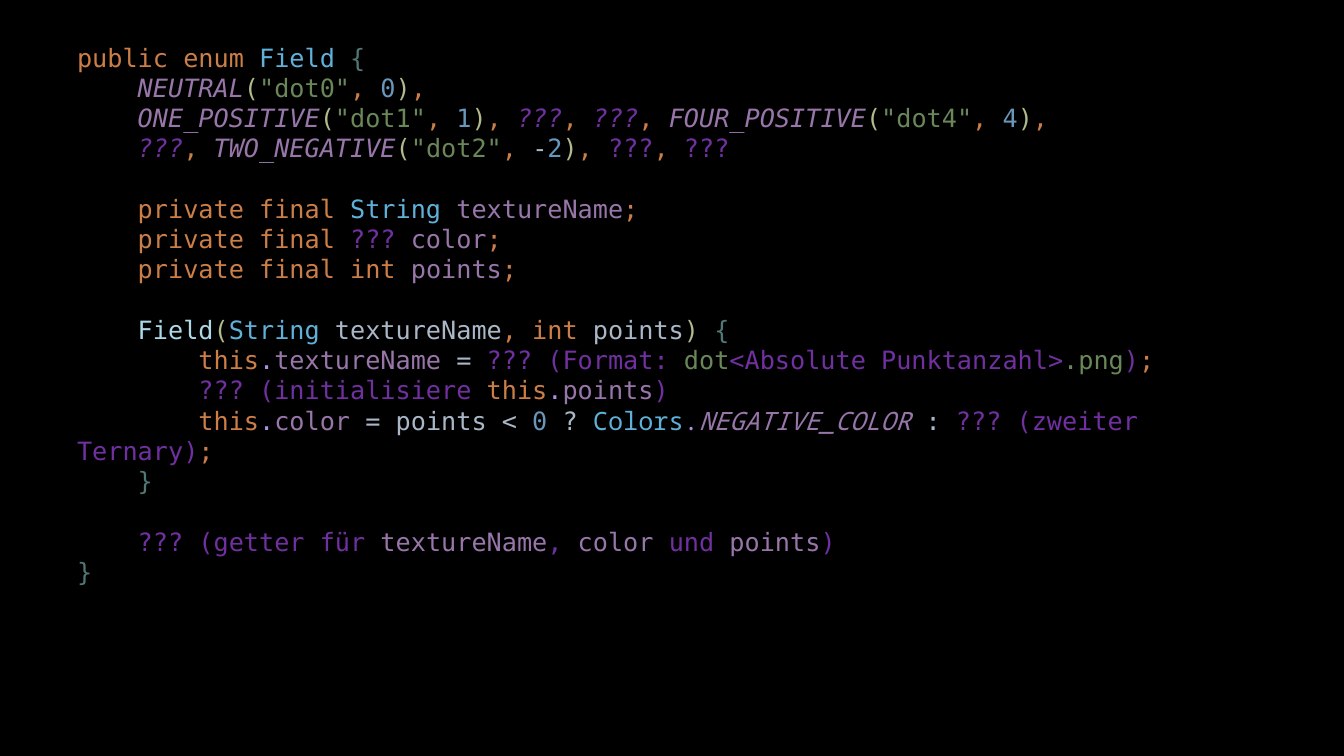
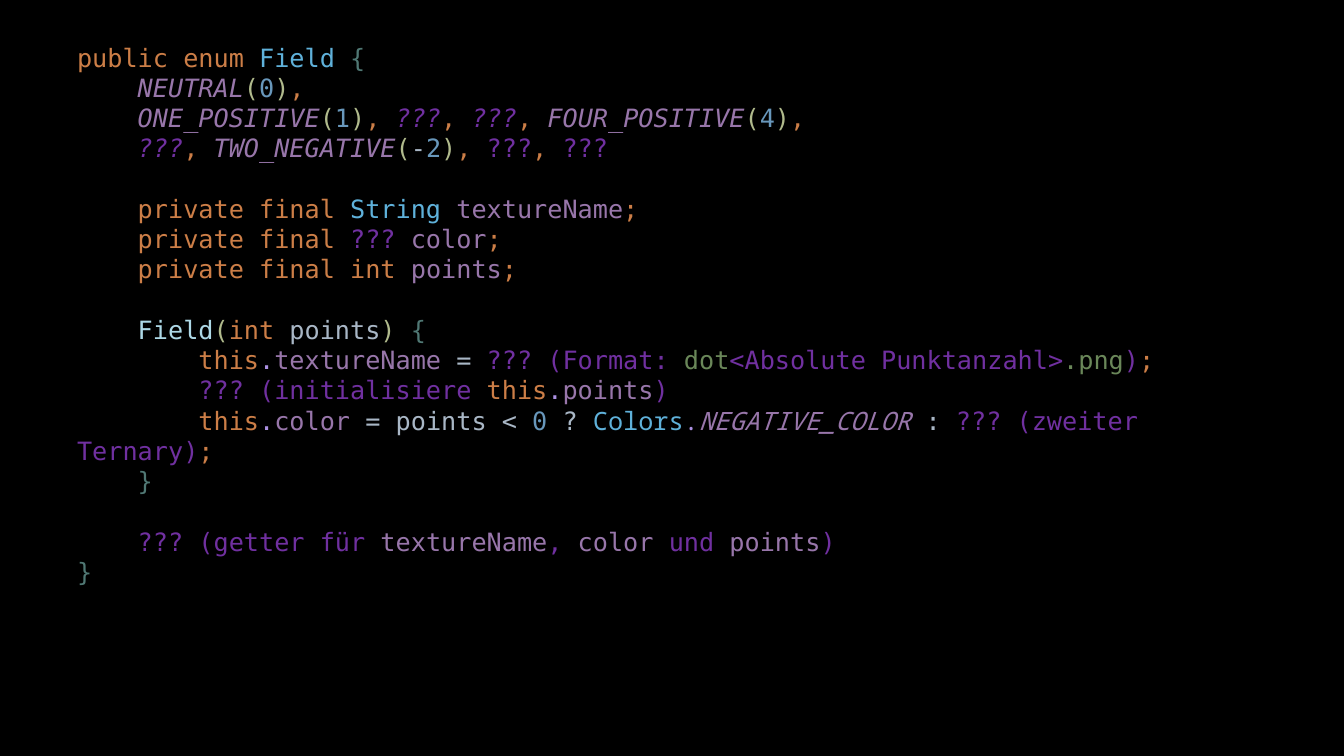
Before and after one commit to Cactusroot/Java, a slide deck: slide 4 of src/Sonstiges.pptx. Drawn at 1344x756 pixels with LibreOffice and Linux fonts; fonts in the diff are those of the drawing. Boxes give left, top, right and bottom in pixels: in the first picture for what was removed or moved away, otherwise in the second. Text is boxed around its words. In the diff, an @@ line names an element or a change of style, - is before the commit and + after.

Commit message:
Field Fehler korrigiert.

```diff
--- a/src/Sonstiges.pptx
+++ b/src/Sonstiges.pptx
@@ text at bbox=[77, 47, 1154, 557]: text changed @@
-public enum Field {
-NEUTRAL("dot0", 0),
-ONE_POSITIVE("dot1", 1), ???, ???, FOUR_POSITIVE("dot4", 4),
-???, TWO_NEGATIVE("dot2", -2), ???, ???
-private final String textureName;
-private final ??? color;
-private final int points;
-Field(String textureName, int points) {
-this.textureName = ??? (Format: dot<Absolute Punktanzahl>.png);
-??? (initialisiere this.points)
-this.color = points < 0 ? Colors.NEGATIVE_COLOR : ??? (zweiter Ternary);
-}
-??? (getter für textureName, color und points)
-}
+public enum Field {
+NEUTRAL(0),
+ONE_POSITIVE(1), ???, ???, FOUR_POSITIVE(4),
+???, TWO_NEGATIVE(-2), ???, ???
+private final String textureName;
+private final ??? color;
+private final int points;
+Field(int points) {
+this.textureName = ??? (Format: dot<Absolute Punktanzahl>.png);
+??? (initialisiere this.points)
+this.color = points < 0 ? Colors.NEGATIVE_COLOR : ??? (zweiter Ternary);
+}
+??? (getter für textureName, color und points)
+}
```
Also in this commit, not shown: 3 other files.
